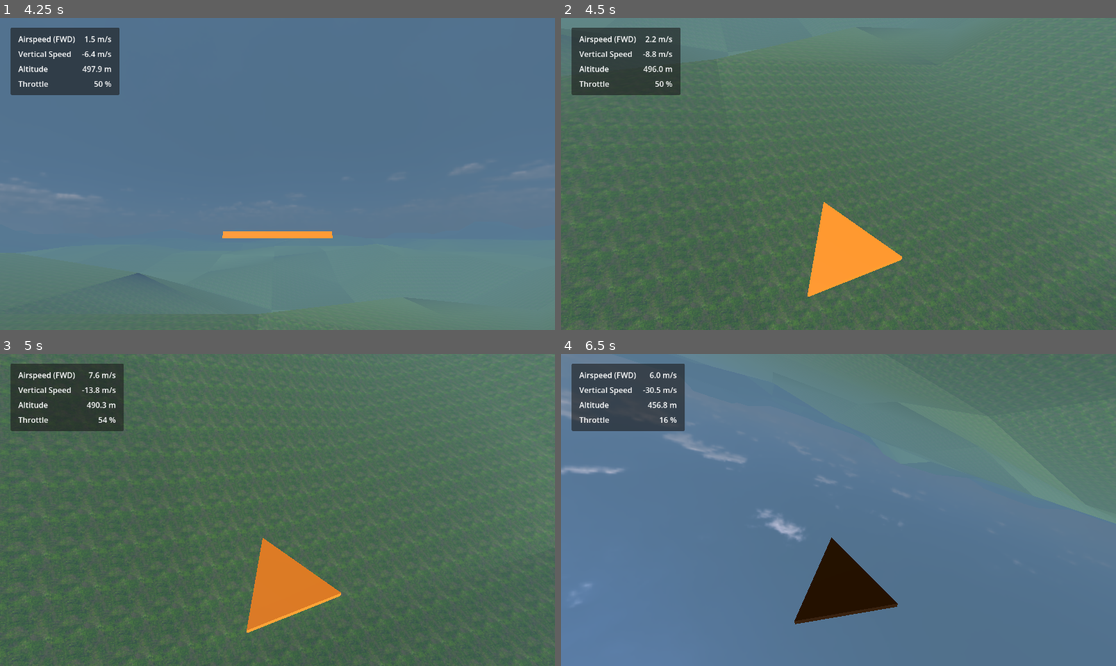
Above: before the commit, frames 1-4 (two rows, left to right).
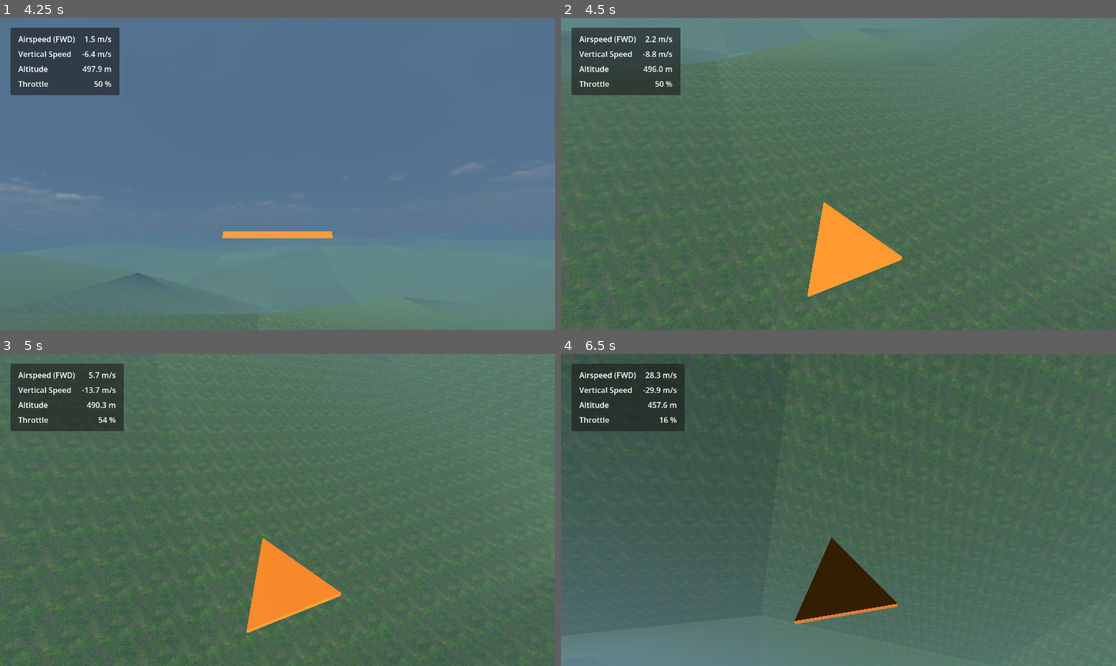
Above: after the commit, the same moments.

Repository: IzalithSky/merlin
Game: Godot game, scene res://scenes/main_menu.tscn
The game is run twice, just before and just after one commit, with the same random seed, the same clock (stepped at 60 frames per second) and the same inputs.
Inputs (mouse positions are in pixels of both pictures, inside the frame that each line leads up to):
- Up to frame 1 (4.25 s): click "Options" at 0.5 s; click "Show force debug arrows" at 1.25 s; click "Show advanced HUD (AoA and be…" at 2 s; click "Back" at 2.75 s; click "New Game (Solo)" at 3.5 s
- Up to frame 2 (4.5 s): tap Enter at 4.25 s; move the mouse to (866, 174) at 4.27 s; hold W from 4.28 s (still down); hold Q from 4.28 s (still down); click (866, 174) at 4.42 s
- Up to frame 3 (5 s): keep holding W; keep holding Q; tap Space at 4.52 s
- Up to frame 4 (6.5 s): keep holding W; move the mouse to (810, 510) at 5.02 s; release Q at 5.03 s; tap E at 5.1 s; tap Space at 5.27 s; move the mouse to (849, 503) at 5.77 s; hold Shift from 5.78 s (still down)

Frame 1 is identical in both runs. In frame 2, less than 0.1% of the frame differs, in the area x 0-84%, y 10-100%; in frame 3, 3.6%; in frame 4, 92%, in the area x 0-100%, y 0-100%.

Commit message:
tune plane control authority

Diff:
--- a/scenes/main_menu.tscn
+++ b/scenes/main_menu.tscn
@@ -137,7 +137,7 @@
 theme_override_font_sizes/font_size = 20
 text = "Plane Aero Editor"
 
-[node name="OptionsButton" type="Button" parent="CenterContainer/Panel/Margin/VBox"]
+[node name="OptionsButton" type="Button" parent="CenterContainer/Panel/Margin/VBox" unique_id=1587441110]
 unique_name_in_owner = true
 custom_minimum_size = Vector2(0, 52)
 layout_mode = 2
@@ -151,7 +151,7 @@
 theme_override_font_sizes/font_size = 20
 text = "Exit"
 
-[node name="OptionsPanel" type="PanelContainer" parent="CenterContainer"]
+[node name="OptionsPanel" type="PanelContainer" parent="CenterContainer" unique_id=179548900]
 unique_name_in_owner = true
 visible = false
 custom_minimum_size = Vector2(460, 330)
@@ -159,39 +159,39 @@
 theme_override_styles/panel = SubResource("StyleBoxFlat_menu_panel")
 script = ExtResource("2_options")
 
-[node name="Margin" type="MarginContainer" parent="CenterContainer/OptionsPanel"]
+[node name="Margin" type="MarginContainer" parent="CenterContainer/OptionsPanel" unique_id=1221858489]
 layout_mode = 2
 theme_override_constants/margin_left = 40
 theme_override_constants/margin_top = 34
 theme_override_constants/margin_right = 40
 theme_override_constants/margin_bottom = 34
 
-[node name="VBox" type="VBoxContainer" parent="CenterContainer/OptionsPanel/Margin"]
+[node name="VBox" type="VBoxContainer" parent="CenterContainer/OptionsPanel/Margin" unique_id=1130190663]
 layout_mode = 2
 theme_override_constants/separation = 16
 
-[node name="Title" type="Label" parent="CenterContainer/OptionsPanel/Margin/VBox"]
+[node name="Title" type="Label" parent="CenterContainer/OptionsPanel/Margin/VBox" unique_id=1256410509]
 layout_mode = 2
 theme_override_colors/font_color = Color(0.835294, 0.968627, 1, 1)
 theme_override_font_sizes/font_size = 36
 text = "Options"
 horizontal_alignment = 1
 
-[node name="DebugForceArrowsCheck" type="CheckButton" parent="CenterContainer/OptionsPanel/Margin/VBox"]
+[node name="DebugForceArrowsCheck" type="CheckButton" parent="CenterContainer/OptionsPanel/Margin/VBox" unique_id=1672399516]
 unique_name_in_owner = true
 custom_minimum_size = Vector2(0, 46)
 layout_mode = 2
 theme_override_font_sizes/font_size = 18
 text = "Show force debug arrows"
 
-[node name="AdvancedHudCheck" type="CheckButton" parent="CenterContainer/OptionsPanel/Margin/VBox"]
+[node name="AdvancedHudCheck" type="CheckButton" parent="CenterContainer/OptionsPanel/Margin/VBox" unique_id=1280907308]
 unique_name_in_owner = true
 custom_minimum_size = Vector2(0, 46)
 layout_mode = 2
 theme_override_font_sizes/font_size = 18
 text = "Show advanced HUD (AoA and below)"
 
-[node name="OptionsBackButton" type="Button" parent="CenterContainer/OptionsPanel/Margin/VBox"]
+[node name="OptionsBackButton" type="Button" parent="CenterContainer/OptionsPanel/Margin/VBox" unique_id=1579601306]
 unique_name_in_owner = true
 custom_minimum_size = Vector2(0, 52)
 layout_mode = 2
--- a/scripts/plane_character_controller.gd
+++ b/scripts/plane_character_controller.gd
@@ -10,9 +10,9 @@
 @export var thr_rate: float = 1.2
 
 @export var max_thrust: float = 14_000.0
-@export var max_pitch: float = 2.0
-@export var max_yaw: float = 0.8
-@export var max_roll: float = 2.5
+@export var max_pitch: float = 1.0
+@export var max_yaw: float = 0.5
+@export var max_roll: float = 1.5
 @export var base_control_torque: float = 40_000.0
 @export var max_lift_turn_limiter_enabled: bool = true
 @export var max_lift_turn_limiter_min_airspeed: float = 5.0
Not shown: 1 places in scenes/main_menu.tscn that only renumber resources
